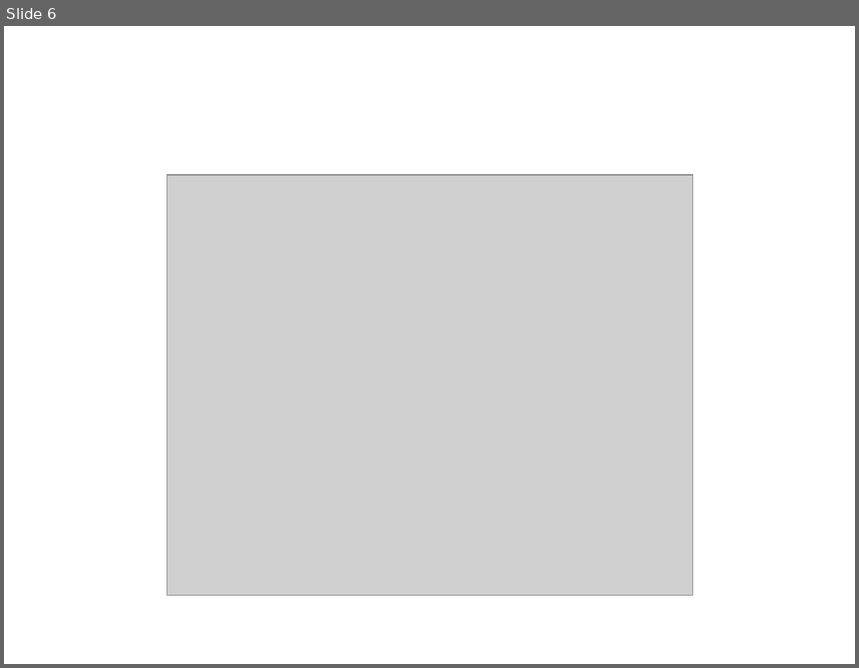
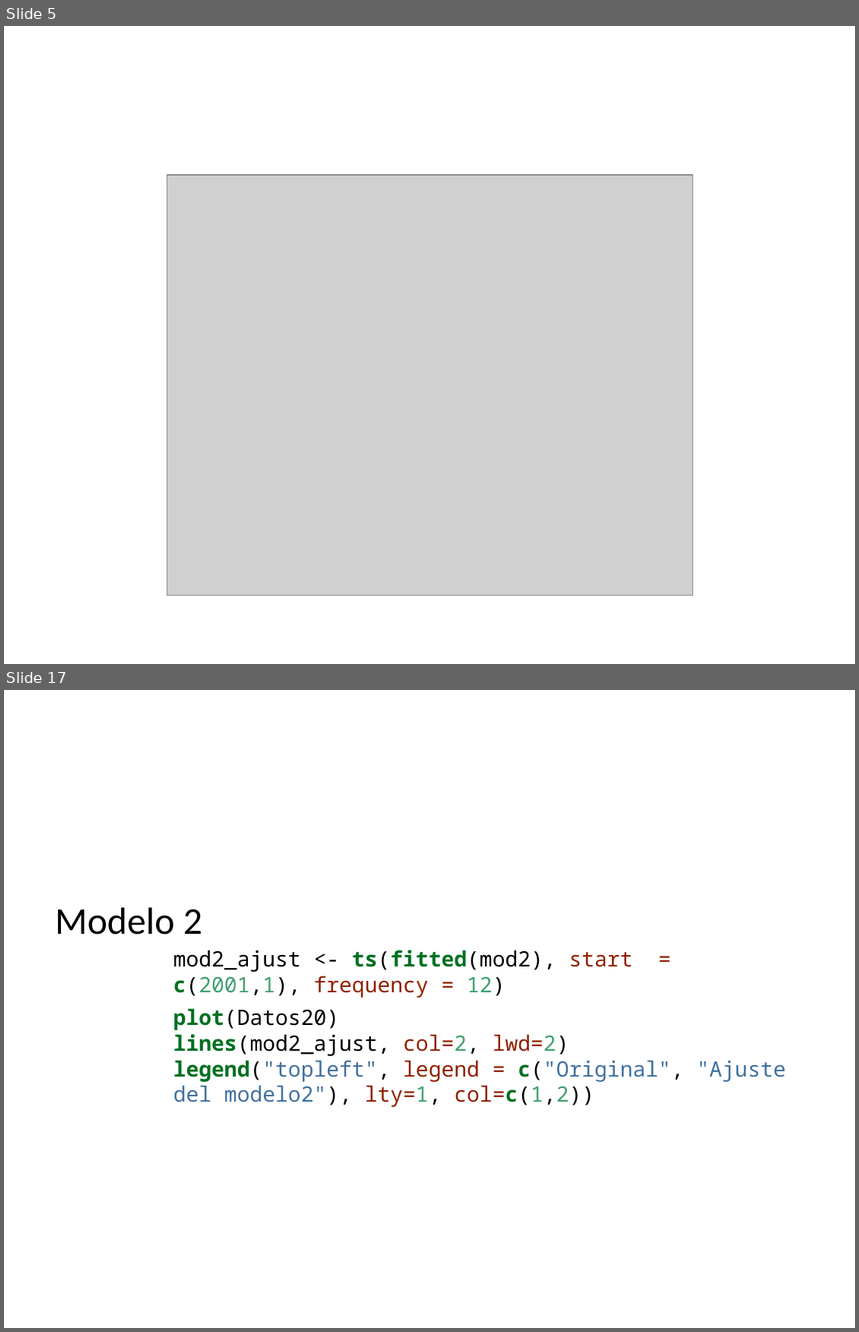
Before and after one commit to Jennifer-Salazar/Trabajo-1-Estadistica-3, a slide deck: Borrador.pptx. Shown one above the other, each under a label of ours: slide 6 before the commit, slides 5 and 17 after it; the slides between them are not shown. The pictures are 859x668 and 859x1332 pixels, drawn with LibreOffice and Linux fonts; fonts in the diff are those of the drawing; grey boxes stand for pictures. Boxes give left, top, right and bottom in pixels: in the first picture for what was removed or moved away, otherwise in the second. Text is boxed around its words. In the diff, an @@ line names an element or a change of style, - is before the commit and + after.

```diff
--- a/Borrador.pptx
+++ b/Borrador.pptx
@@ slide 17 added at [4,690,855,1328], background #FFFFFF @@
@@ text added at [55,907,787,1107], 18 pt, text #000000 @@
+Modelo 2
+mod2_ajust <- ts(fitted(mod2), start = c(2001,1), frequency = 12)
+plot(Datos20)
+lines(mod2_ajust, col=2, lwd=2)
+legend("topleft", legend = c("Original", "Ajuste del modelo2"), lty=1, col=c(1,2))
@@ what was slide 6 is now slide 5 @@
```
Also in this commit, not shown: 2 slides changed, 38 other slides added, 1 slide removed, 1 other file.
